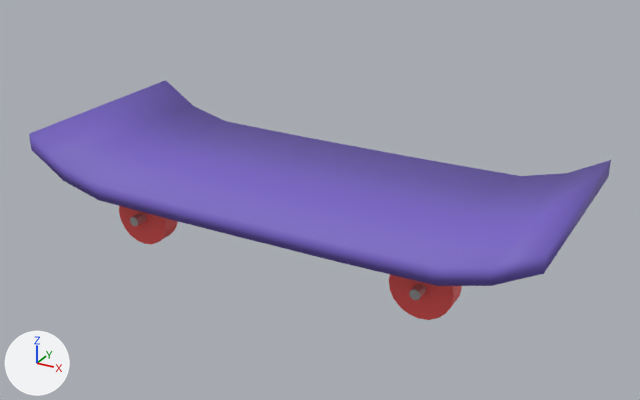
A saved change to the FBX model assets/items/Skateboard.fbx.
The view is the same before and after, from a 50 mm lens placed at (1.52, -2.7, 1.35), pointed at (0.03, 0.01, -0.01). The axes (+X, +Y, +Z) are drawn at lower left. The lights are the same throughout. The picture after the commit comes second. Where no turn or scale is listed for an object, it has been applied to the vertices.

Objects in the first picture: 'Deck', 'Wheel.001', 'Wheel.003' and 2 more.
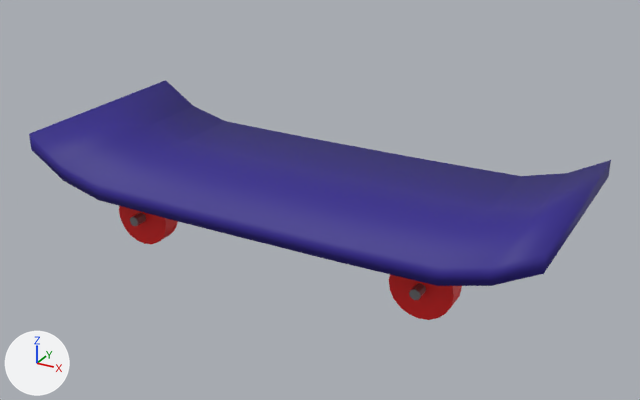
Where the newer file only moved an object's origin or applied its transform, the numbers keep the older frame.

Scene script edits in JSON lines:
```json
{"op": "add", "block": "img_skateboard_wood_flat", "code": ["img_skateboard_wood_flat = load_image('Skateboard_Wood_flat', '_unpacked/Skateboard_Wood_flat', 4, 4, 'sRGB')"]}
{"op": "remove", "block": "mat_wood", "code": "mat_wood.base_color = (0.18, 0.12, 0.55)  # blue #7661c4"}
{"op": "add", "block": "mat_wood", "code": "mat_wood.texture = img_skateboard_wood_flat  # with its transparency"}
```

Boxes (x1, y1, x2, y2) around the edits, measured in the pictures (640 x 400 px):
```json
{"object": "Deck", "change": "surface changed", "before": [29, 80, 611, 286], "after": [29, 80, 611, 286], "on screen": "darker"}
```
